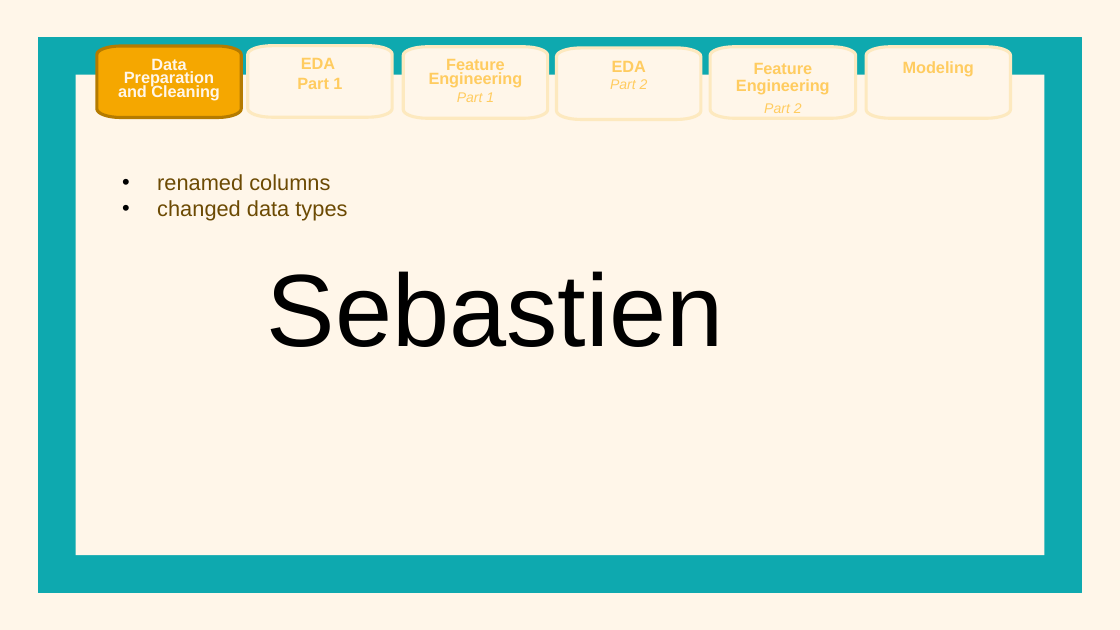
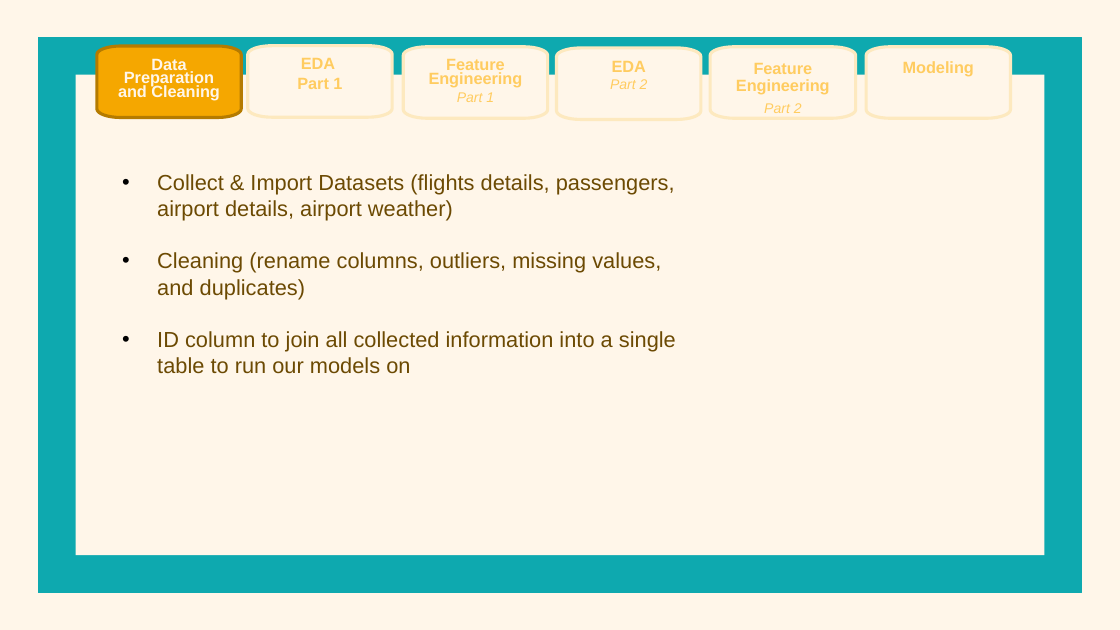
Before and after one commit to 538455/LHL_MidTermProject-Flight-Delay-Predictions, a slide deck: slide 8 of Supporting Documents/Presentation.pptx. Drawn at 1120x630 pixels with LibreOffice and Linux fonts; fonts in the diff are those of the drawing. Boxes give left, top, right and bottom in pixels: in the first picture for what was removed or moved away, otherwise in the second. Text is boxed around its words. In the diff, an @@ line names an element or a change of style, - is before the commit and + after.

```diff
--- a/Supporting Documents/Presentation.pptx
+++ b/Supporting Documents/Presentation.pptx
@@ text at (x1=157, y1=174, x2=676, y2=374): text changed @@
-• renamed columns
-• changed data types
+• Collect & Import Datasets (flights details, passengers, airport details, airport weather)
+• Cleaning (rename columns, outliers, missing values, and duplicates)
+• ID column to join all collected information into a single table to run our models on
@@ text removed at (x1=267, y1=271, x2=723, y2=347) @@
-Sebastien
```
Also in this commit, not shown: 2 other slides changed.
